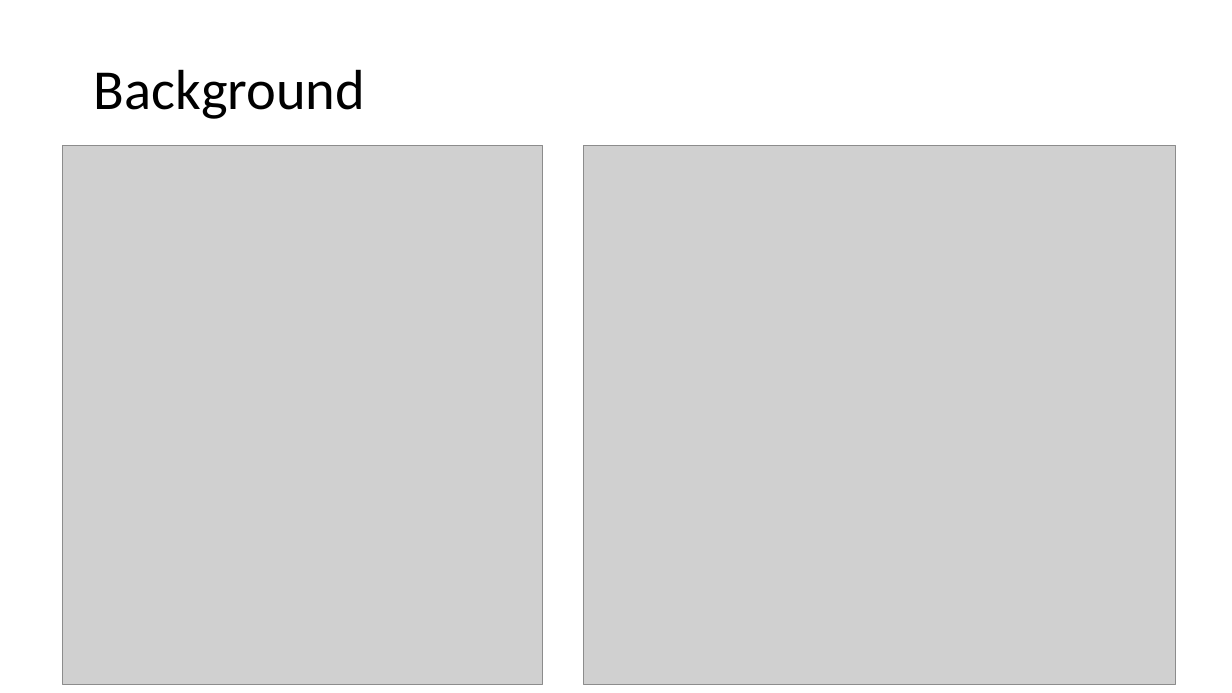
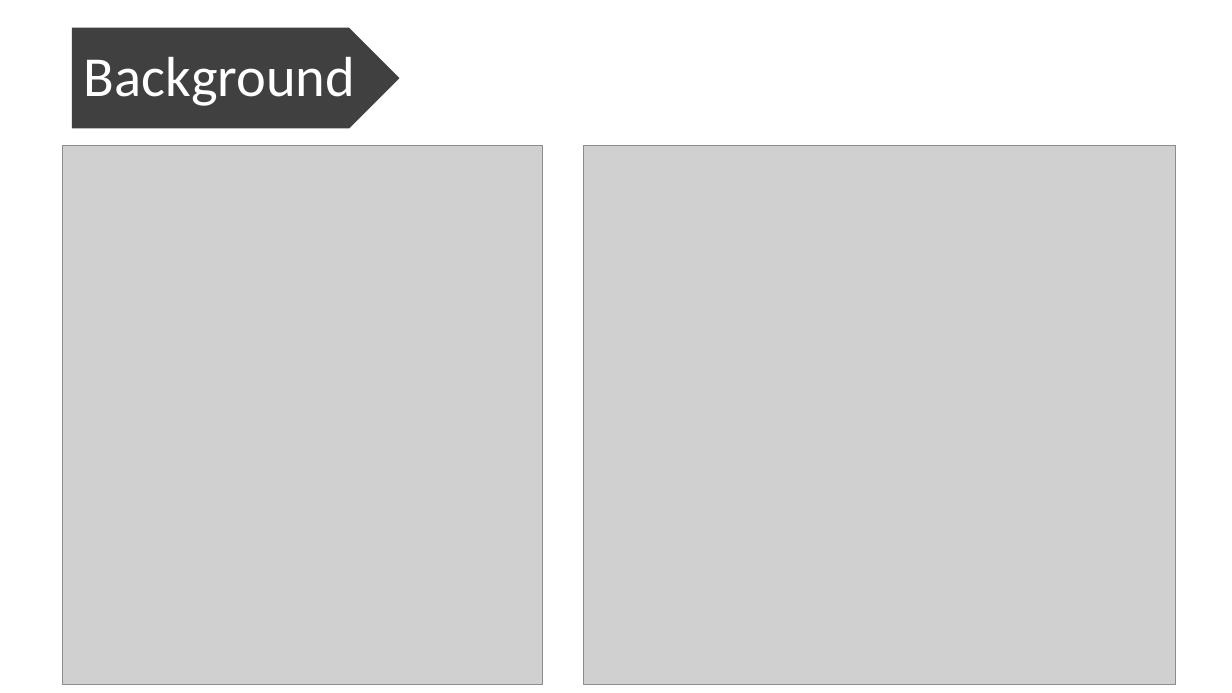
Before and after one commit to cherryyingzizhang/msci446, a slide deck: slide 2 of presentation/oralpresentation.pptx. Drawn at 1232x693 pixels with LibreOffice and Linux fonts; fonts in the diff are those of the drawing; grey boxes stand for pictures. Boxes give left, top, right and bottom in pixels: in the first picture for what was removed or moved away, otherwise in the second. Text is boxed around its words. In the diff, an @@ line names an element or a change of style, - is before the commit and + after.

```diff
--- a/presentation/oralpresentation.pptx
+++ b/presentation/oralpresentation.pptx
@@ pentagon arrow added at [72, 28, 399, 128], fill #404040 @@
@@ text "Background": place and size @@
-text "Background" at [85, 37, 384, 145]
+text "Background" at [84, 57, 355, 106]
@@ text "Background" at [84, 57, 355, 106]: text colour #000000 to #FFFFFF; fill #FFFFFF to none @@
```
Also in this commit, not shown: 1 other slide changed, 4 slides added, 1 other file.
